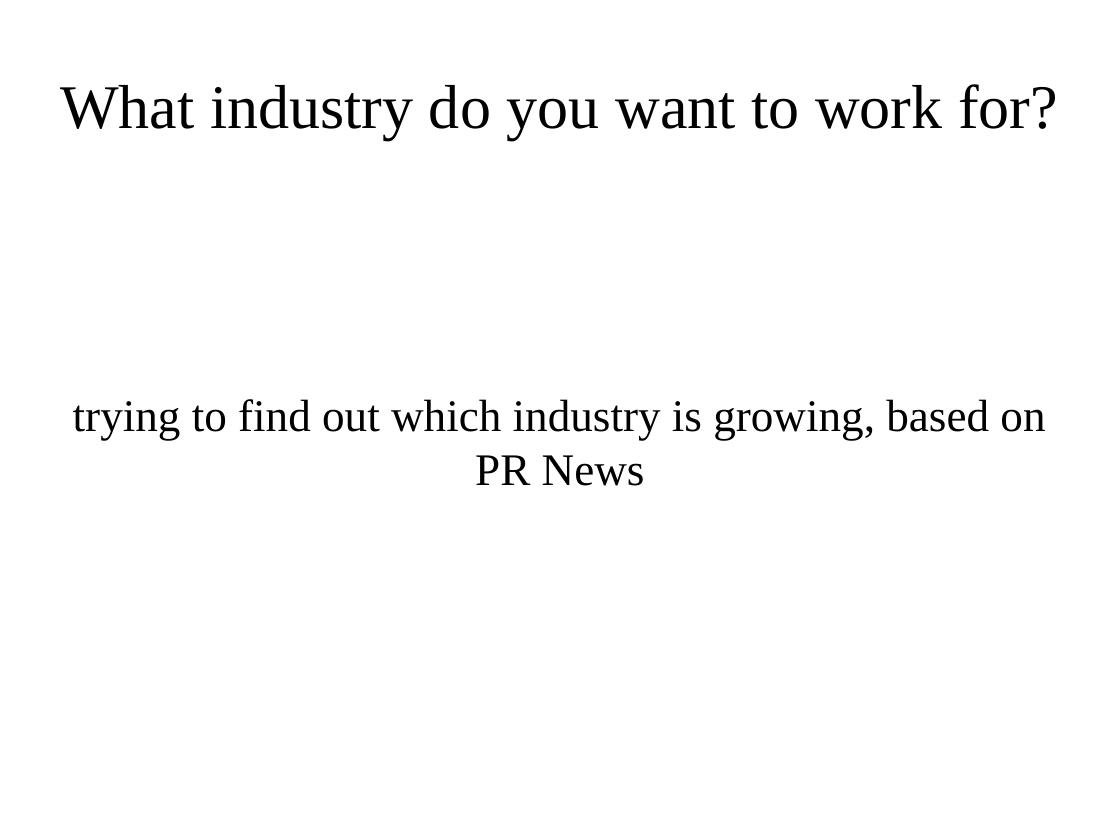
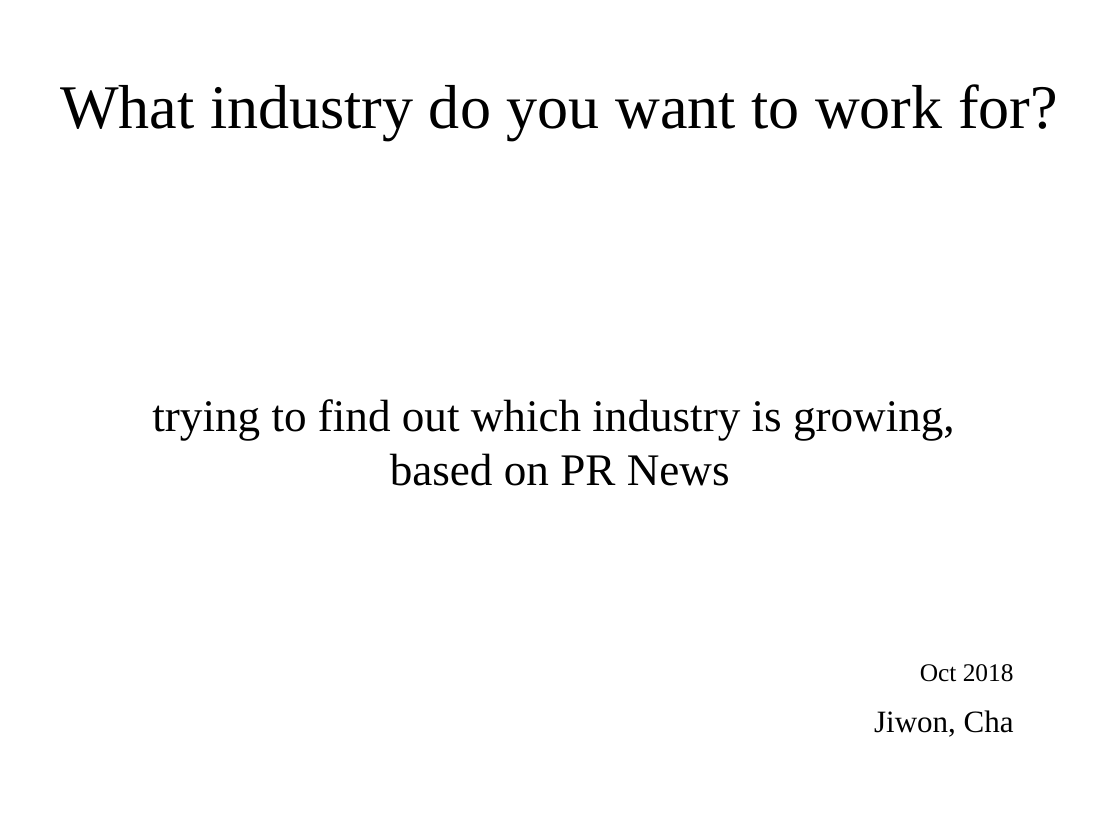
Before and after one commit to chazzy1/webscraping, a slide deck: slide 1 of documents/news_scraping.odp. Drawn at 1120x840 pixels with LibreOffice and Linux fonts; fonts in the diff are those of the drawing. Boxes give left, top, right and bottom in pixels: in the first picture for what was removed or moved away, otherwise in the second. Text is boxed around its words. In the diff, an @@ line names an element or a change of style, - is before the commit and + after.

```diff
--- a/documents/news_scraping.odp
+++ b/documents/news_scraping.odp
@@ subtitle at (152,399,955,486): text changed @@
-trying to find out which industry is growing, based on PR News
+trying to find out which industry is growing,
+based on PR News
@@ text added at (920,664,1014,682), 18 pt, text #000000 @@
+Oct 2018
@@ text added at (874,710,1014,737), 22 pt, text #000000 @@
+Jiwon, Cha
```
Also in this commit, not shown: 5 other slides changed, 9 slides added, 3 slides removed, 7 other files.
